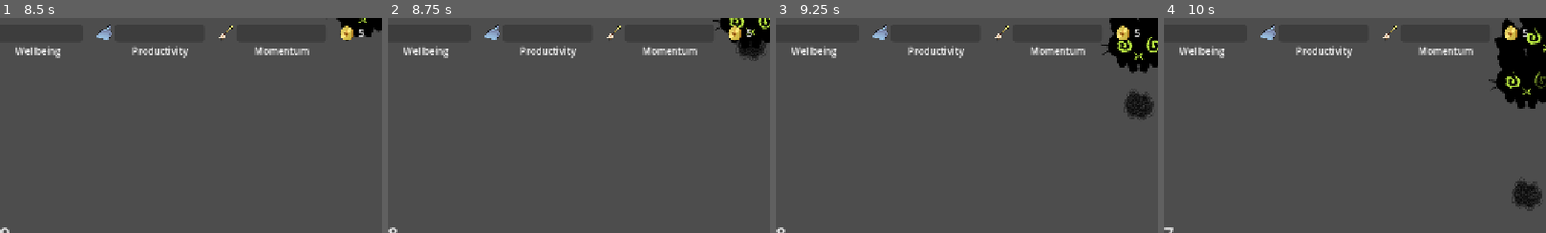
Above: before the commit, frames 1-4 (left to right).
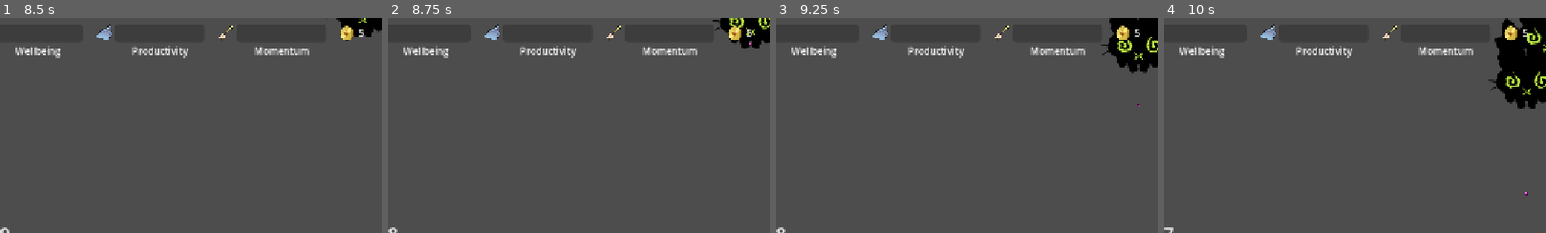
Above: after the commit, the same moments.

Repository: peabnuts123/2025-pb-and-jam
Game: Godot game, scene res://scenes/intro.tscn
The game is run twice, just before and just after one commit, with the same random seed, the same clock (stepped at 60 frames per second) and the same inputs.
Inputs (mouse positions are % of the whole screen's width and height, from its top left):
- Up to frame 1 (8.5 s): tap Enter at 0.5, 2, 7.25 s; hold Right (ui_right) 0.53-1.28 s; tap Space (shoot) at 0.6, 1.25, 1.35, 2.1, 2.75, 2.85, 7.35, 8.1 s; hold Down (ui_down) 1.28-2.03 s; hold Right (ui_right) 2.03-2.78 s; hold Up (ui_up) 2.78-3.5 s; click "Play" at 3.5 s; click (17, 54) at 4.25 s; click "Die (debug)" at 5 s; click "Play" at 5.75 s; click (83, 54) at 6.5 s; hold Left (ui_left) from 7.28 s (still down)
- Up to frame 2 (8.75 s): keep holding Left (ui_left)
- Up to frame 3 (9.25 s): release Left (ui_left) at 8.78 s; hold Down (ui_down) from 8.78 s (still down); tap Space (shoot) at 8.85 s
- Up to frame 4 (10 s): release Down (ui_down) at 9.53 s; hold Right (ui_right) from 9.53 s (still down); tap Space (shoot) at 9.6 s
The pictures show only the part of the screen within x 50-100%, y 0-50%; the shares and areas given below are measured in that part.

Frame 1 is identical in both runs. In frame 2, 0.4% of the frame differs, in the area x 91-99%, y 6-20%; in frame 3, 0.8%; in frame 4, 0.9%, in the area x 91-100%, y 24-90%.

Commit message:
Add boss behaviour. Refactor bullet types to use an enum

Diff:
--- a/data/content.gd
+++ b/data/content.gd
@@ -2,6 +2,12 @@
 
 # Data
 @export var items: Array[Item];
+enum BulletType {
+	default,
+	poison,
+	slow,
+	stun,
+}
 
 # Balance
 # - Economy
@@ -19,6 +25,9 @@
 @export var enemy_bullet_base_move_speed_per_second = 200
 @export var player_base_move_speed_per_second = 200
 @export var player_bullet_base_move_speed_per_second = 450
+@export var boss_move_speed_per_second = 100
+@export var boss_zoom_phase_hold_time_min_seconds = 3
+@export var boss_zoom_phase_hold_time_max_seconds = 8
 
 
 func _ready():
--- a/scenes/gameplay/bullet.tscn
+++ b/scenes/gameplay/bullet.tscn
@@ -1,7 +1,6 @@
-[gd_scene load_steps=12 format=3 uid="uid://e3mcb03cfh1x"]
+[gd_scene load_steps=14 format=3 uid="uid://e3mcb03cfh1x"]
 
 [ext_resource type="Script" uid="uid://dh762j2aumbf7" path="res://scripts/gameplay/bullet-hell/bullet.gd" id="1_4wbcd"]
-[ext_resource type="Texture2D" uid="uid://cmwekwdnukro8" path="res://assets/bullet-placeholders/16x16px/02.png" id="2_n6kk2"]
 [ext_resource type="Texture2D" uid="uid://xkun4ycvr0ja" path="res://assets/bullet-placeholders/16x16px/03.png" id="3_x81xd"]
 [ext_resource type="Texture2D" uid="uid://du54nn81h0pwd" path="res://assets/bullet-placeholders/16x16px/05.png" id="4_i7sxd"]
 [ext_resource type="Texture2D" uid="uid://cg2ja56m4ew4e" path="res://assets/bullet-placeholders/16x16px/04.png" id="5_j4j8g"]
@@ -19,7 +18,19 @@
 atlas = ExtResource("6_n6kk2")
 region = Rect2(400, 0, 200, 200)
 
-[sub_resource type="SpriteFrames" id="SpriteFrames_pdv0h"]
+[sub_resource type="AtlasTexture" id="AtlasTexture_n6kk2"]
+atlas = ExtResource("3_x81xd")
+region = Rect2(0, 0, 16, 16)
+
+[sub_resource type="AtlasTexture" id="AtlasTexture_pdv0h"]
+atlas = ExtResource("4_i7sxd")
+region = Rect2(0, 0, 16, 16)
+
+[sub_resource type="AtlasTexture" id="AtlasTexture_xa6cp"]
+atlas = ExtResource("5_j4j8g")
+region = Rect2(0, 0, 16, 16)
+
+[sub_resource type="SpriteFrames" id="SpriteFrames_n6kk2"]
 animations = [{
 "frames": [{
 "duration": 1.0,
@@ -34,6 +45,30 @@
 "loop": true,
 "name": &"default",
 "speed": 10.0
+}, {
+"frames": [{
+"duration": 1.0,
+"texture": SubResource("AtlasTexture_n6kk2")
+}],
+"loop": true,
+"name": &"poison",
+"speed": 5.0
+}, {
+"frames": [{
+"duration": 1.0,
+"texture": SubResource("AtlasTexture_pdv0h")
+}],
+"loop": true,
+"name": &"slow",
+"speed": 5.0
+}, {
+"frames": [{
+"duration": 1.0,
+"texture": SubResource("AtlasTexture_xa6cp")
+}],
+"loop": true,
+"name": &"stun",
+"speed": 5.0
 }]
 
 [sub_resource type="CircleShape2D" id="CircleShape2D_ihgv0"]
@@ -42,12 +77,11 @@
 [node name="bullet" type="Area2D" groups=["enemy_bullet"]]
 collision_layer = 2
 script = ExtResource("1_4wbcd")
-texture_array = Array[Texture2D]([ExtResource("2_n6kk2"), ExtResource("3_x81xd"), ExtResource("4_i7sxd"), ExtResource("5_j4j8g")])
 
-[node name="Sprite2D" type="AnimatedSprite2D" parent="."]
+[node name="Sprite" type="AnimatedSprite2D" parent="."]
 scale = Vector2(0.35, 0.35)
-sprite_frames = SubResource("SpriteFrames_pdv0h")
-frame_progress = 0.0447848
+sprite_frames = SubResource("SpriteFrames_n6kk2")
+animation = &"stun"
 
 [node name="VisibleOnScreenNotifier2D" type="VisibleOnScreenNotifier2D" parent="."]
 
--- a/scripts/gameplay/bullet-hell/2_leaf.gd
+++ b/scripts/gameplay/bullet-hell/2_leaf.gd
@@ -3,7 +3,7 @@
 func enter():
 	super.enter()
 	owner.alpha = 3
-	owner.bullet_type = 3
+	owner.bullet_type = Content.BulletType.stun
 
 #transition back to 5 Leaf pattern, can change to anything
 func transition():
--- a/scripts/gameplay/bullet-hell/3_leaf.gd
+++ b/scripts/gameplay/bullet-hell/3_leaf.gd
@@ -3,7 +3,7 @@
 func enter():
 	super.enter()
 	owner.alpha = 2
-	owner.bullet_type = 2
+	owner.bullet_type = Content.BulletType.slow
 
 func transition():
 	if can_transition:
--- a/scripts/gameplay/bullet-hell/4_leaf.gd
+++ b/scripts/gameplay/bullet-hell/4_leaf.gd
@@ -3,7 +3,7 @@
 func enter():
 	super.enter()
 	owner.alpha = 1.5
-	owner.bullet_type = 1
+	owner.bullet_type = Content.BulletType.poison
 
 func transition():
 	if can_transition:
--- a/scripts/gameplay/bullet-hell/5_leaf.gd
+++ b/scripts/gameplay/bullet-hell/5_leaf.gd
@@ -3,7 +3,7 @@
 func enter():
 	super.enter()
 	owner.alpha = 1.3
-	owner.bullet_type = 0
+	owner.bullet_type = Content.BulletType.default
 	speed.start()
 
 func transition():
--- a/scripts/gameplay/bullet-hell/boss.gd
+++ b/scripts/gameplay/bullet-hell/boss.gd
@@ -4,7 +4,67 @@
 @export_range(0,2*PI) var alpha: float = 0.0
 
 @export var bullet_node: PackedScene
-var bullet_type: int = 0
+var bullet_type = Content.BulletType.default
+
+enum BehaviourMode {
+	EnteringScreen,
+	Zooming,
+}
+
+var current_behaviour: BehaviourMode = BehaviourMode.EnteringScreen
+
+enum ZoomBehaviourSubPhase {
+	Ready, 		# Ready to zoom somewhere
+	Moving,		# Zooming in progress
+	Waiting,	# Holding in place at target location
+}
+
+var zooming_behaviour_move_target: Vector2
+var zooming_behaviour_current_phase = ZoomBehaviourSubPhase.Ready
+
+func _process(delta):
+	match current_behaviour:
+		BehaviourMode.EnteringScreen:
+			# Move on screen
+			position.y += Content.enemy_base_move_speed_per_second * delta
+
+			# Once sufficiently on-screen, begin zooming
+			if position.y > 200:
+				current_behaviour = BehaviourMode.Zooming
+
+		BehaviourMode.Zooming:
+			# Zooming behaviour is processed in a coroutine
+			# If the zoom behaviour is idle, begin another zoom
+			if zooming_behaviour_current_phase == ZoomBehaviourSubPhase.Ready:
+				_process_zooming_behaviour()
+
+func _process_zooming_behaviour():
+	# Config
+	var screen_size = get_viewport().get_visible_rect().size
+	var screen_margin = 100
+	var reached_target_radius_squared = 100
+
+	# 1. Pick a target location to move to
+	zooming_behaviour_current_phase = ZoomBehaviourSubPhase.Moving
+	zooming_behaviour_move_target = Vector2(randf_range(screen_margin, screen_size.x - screen_margin), randf_range(screen_margin, screen_size.y - screen_margin))
+
+	# 2. Move there
+	var move_delta = zooming_behaviour_move_target - position
+	while move_delta.length_squared() > reached_target_radius_squared:
+		# Wait 1 frame
+		await get_tree().process_frame
+		# Move towards target
+		position += move_delta.normalized() * Content.boss_move_speed_per_second * get_process_delta_time()
+		# Update delta
+		move_delta = zooming_behaviour_move_target - position
+
+	# 3. Wait there for a while
+	zooming_behaviour_current_phase = ZoomBehaviourSubPhase.Waiting
+	var wait_time_seconds = randi_range(Content.boss_zoom_phase_hold_time_min_seconds, Content.boss_zoom_phase_hold_time_max_seconds)
+	await get_tree().create_timer(wait_time_seconds).timeout
+
+	# Mark zoom behaviour as ready again
+	zooming_behaviour_current_phase = ZoomBehaviourSubPhase.Ready
 
 func get_vector(angle):
 	theta = angle + alpha
--- a/scripts/gameplay/bullet-hell/bullet.gd
+++ b/scripts/gameplay/bullet-hell/bullet.gd
@@ -1,10 +1,7 @@
 extends Area2D
 
-@export var texture_array: Array[Texture2D]
-
-
 var direction = Vector2.RIGHT
-var bullet_type: int = 0
+var bullet_type = Content.BulletType.default
 
 func _physics_process(delta):
 	position += direction * Content.enemy_bullet_base_move_speed_per_second * delta
@@ -14,9 +11,9 @@
 	queue_free()
 
 
-func set_property(type):
+func set_property(type: Content.BulletType):
 	bullet_type = type
-	$Sprite2D.texture = texture_array[type]
+	$Sprite.animation = str(Content.BulletType.find_key(bullet_type))
 
 
 # Bullet hell physics
--- a/scripts/gameplay/bullet-hell/enemy_straight_fire.gd
+++ b/scripts/gameplay/bullet-hell/enemy_straight_fire.gd
@@ -2,13 +2,10 @@
 
 @export var bullet_node: PackedScene
 
-var screen_size: Vector2
 var health = 5
 
-func _ready():
-	screen_size = get_viewport().get_visible_rect().size
-
 func _process(delta):
+	var screen_size = get_viewport().get_visible_rect().size
 	position.y += Content.enemy_base_move_speed_per_second * delta
 	if position.y > screen_size.y + 500:
 		queue_free()
--- a/scripts/gameplay/bullet-hell/player.gd
+++ b/scripts/gameplay/bullet-hell/player.gd
@@ -17,15 +17,15 @@
 	if Input.is_action_just_pressed("shoot"):
 		shoot()
 
-func set_status(bullet_type):
+func set_status(bullet_type: Content.BulletType):
 	match bullet_type:
-		0:
+		Content.BulletType.default:
 			fire()
-		1:
+		Content.BulletType.poison:
 			poison()
-		2:
+		Content.BulletType.slow:
 			slow()
-		3:
+		Content.BulletType.stun:
 			stun()
 
 func fire():
--- a/scripts/gameplay/bullet-hell/player_bullet.gd
+++ b/scripts/gameplay/bullet-hell/player_bullet.gd
@@ -1,7 +1,6 @@
 extends Area2D
 
 var direction = Vector2.RIGHT
-var bullet_type: int = 0
 
 func _physics_process(delta):
 	position += direction * Content.player_bullet_base_move_speed_per_second * delta
Not shown: 1 places in scenes/gameplay/boss.tscn that only renumber resources
